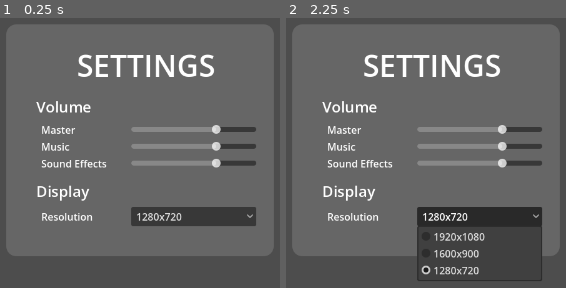
Above: before the commit, frames 1-2 (left to right).
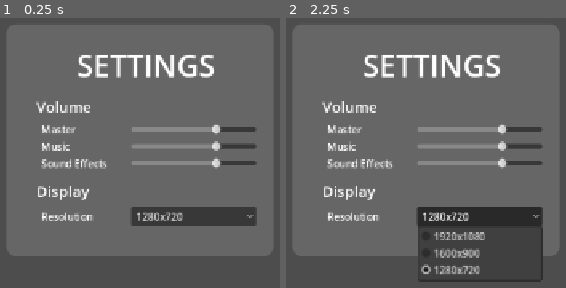
Above: after the commit, the same moments.

Repository: Mr-Patipa/Rockstair-Brackeys-Game-Jam-2026
Game: Godot game, scene res://Scenes/BaseGameScenes/Settings.tscn
The game is run twice, just before and just after one commit, with the same random seed, the same clock (stepped at 60 frames per second) and the same inputs. This scene is started directly instead of the project's main scene.
Inputs:
- Up to frame 1 (0.25 s): no input
- Up to frame 2 (2.25 s): click "1280x720" at 0.5 s; click "1280x720" at 1.25 s; click "1280x720" at 2 s

The runs differ from the first frame. In frame 1, 3.1% of the frame differs, in the area x 12-92%, y 13-77%; in frame 2, 4.6%, in the area x 12-92%, y 13-98%.

Commit message:
Removed Display Settings + Added Close Button

Diff:
--- a/brackey's-game/Scenes/BaseGameScenes/Settings.tscn
+++ b/brackey's-game/Scenes/BaseGameScenes/Settings.tscn
@@ -13,7 +13,7 @@
 expand_margin_right = 24.0
 expand_margin_bottom = 24.0
 
-[node name="Settings" type="Control" unique_id=828987176 node_paths=PackedStringArray("master_h_slider", "music_h_slider", "sfx_h_slider", "option_button")]
+[node name="Settings" type="Control" unique_id=828987176 node_paths=PackedStringArray("master_h_slider", "music_h_slider", "sfx_h_slider", "resolution_option")]
 layout_mode = 3
 anchors_preset = 15
 anchor_right = 1.0
@@ -24,7 +24,7 @@
 master_h_slider = NodePath("Panel/VBoxContainer2/VOLUME/Volume_MarginContainer/VBoxContainer/HBoxContainer/Master_HSlider")
 music_h_slider = NodePath("Panel/VBoxContainer2/VOLUME/Volume_MarginContainer/VBoxContainer/HBoxContainer2/Music_HSlider")
 sfx_h_slider = NodePath("Panel/VBoxContainer2/VOLUME/Volume_MarginContainer/VBoxContainer/HBoxContainer3/SFX_HSlider")
-option_button = NodePath("Panel/VBoxContainer2/DISPLAY/MarginContainer/VBoxContainer/HBoxContainer/OptionButton")
+resolution_option = NodePath("Panel/VBoxContainer2/DISPLAY/MarginContainer/VBoxContainer/HBoxContainer/OptionButton")
 
 [node name="Panel" type="Panel" parent="." unique_id=310904691]
 layout_mode = 1
--- a/brackey's-game/Scenes/BaseGameScenes/settings.gd
+++ b/brackey's-game/Scenes/BaseGameScenes/settings.gd
@@ -15,7 +15,7 @@
 var sfx_bus_id
 
 @export_group("Display")
-@export var option_button: OptionButton
+@export var resolution_option: OptionButton
 
 # Called when the node enters the scene tree for the first time.
 func _ready() -> void:
@@ -29,7 +29,7 @@
 	sfx_bus_id =AudioServer.get_bus_index(sfx_audio_bus)
 
 	#DISPLAY
-	option_button.item_selected.connect(_on_screen_resolution_changed)
+	resolution_option.item_selected.connect(_on_screen_resolution_selected)
 
 
 func _on_master_volume_changed(value) -> void:
@@ -43,12 +43,11 @@
 
 
 
-func _on_screen_resolution_changed(value) -> void:
-	print(value)
-
-	if value == 0:
-		pass
-	elif value == 1:
-		pass
-	elif value == 2:
-		pass
+func _on_screen_resolution_selected(index) -> void:
+	match index:
+		0:
+			DisplayServer.window_set_size(Vector2i(1920, 1080))
+		1:
+			DisplayServer.window_set_size(Vector2i(1600, 900))
+		2:
+			DisplayServer.window_set_size(Vector2i(1280, 720))
--- a/brackey's-game/project.godot
+++ b/brackey's-game/project.godot
@@ -19,7 +19,7 @@
 
 window/size/viewport_width=1280
 window/size/viewport_height=720
-window/stretch/mode="viewport"
+window/stretch/mode="canvas_items"
 
 [physics]
 
